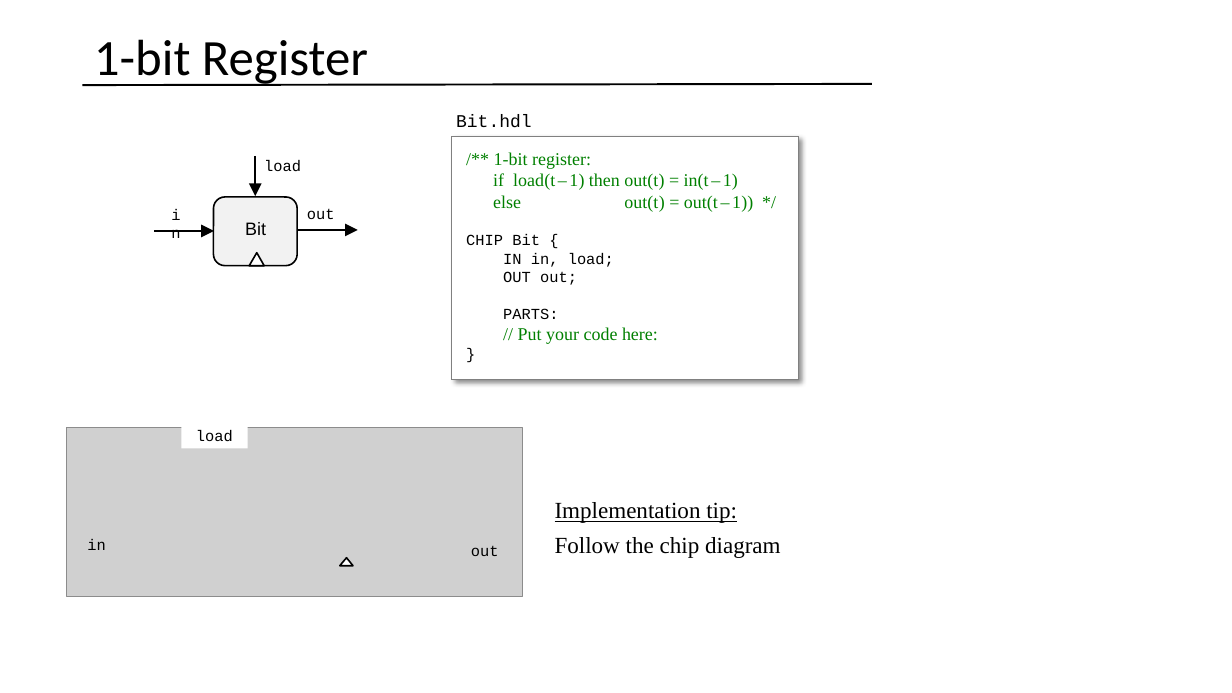
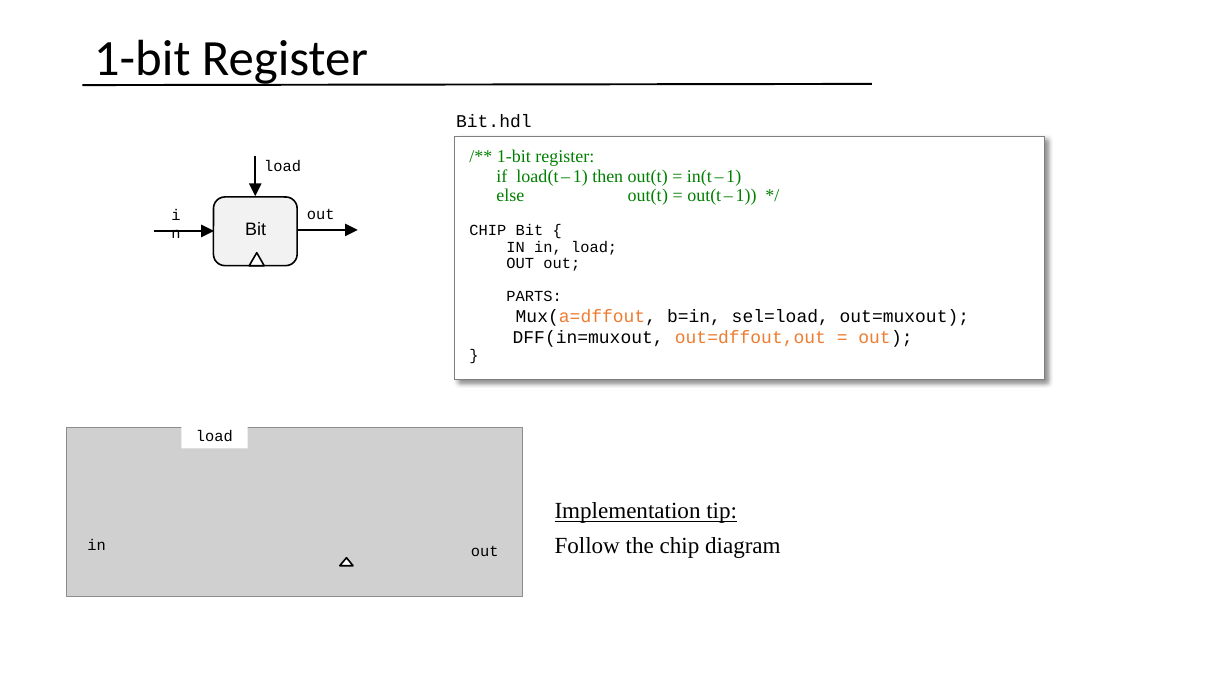
Before and after one commit to vcboy1/Leeds, a slide deck: slide 60 of 26fall/1860/Lecture/Week1.7/Lec 1.7.2 Sequential logic.pptx (slide 55 before the commit). Drawn at 1232x693 pixels with LibreOffice and Linux fonts; fonts in the diff are those of the drawing; grey boxes stand for pictures. Boxes give left, top, right and bottom in pixels: in the first picture for what was removed or moved away, otherwise in the second. Text is boxed around its words. In the diff, an @@ line names an element or a change of style, - is before the commit and + after.

```diff
--- a/26fall/1860/Lecture/Week1.7/Lec 1.7.2 Sequential logic.pptx
+++ b/26fall/1860/Lecture/Week1.7/Lec 1.7.2 Sequential logic.pptx
@@ rectangle "/** 1-bit register:": place and size @@
-rectangle "/** 1-bit register:" at (452,137,799,381)
+rectangle "/** 1-bit register:" at (455,137,1044,381)
@@ text in rectangle at (469,149,757,301): line spacing 1 to 0.9 @@
@@ text in rectangle at (513,310,969,347): text changed; font Times New Roman to Courier New; text colour #008000 to #000000 @@
-// Put your code here:
+Mux(a=dffout, b=in, sel=load, out=muxout);
+DFF(in=muxout, out=dffout,out = out);
```
Also in this commit, not shown: 31 other slides changed, 8 slides added, 4 slides removed, 4 other files.
